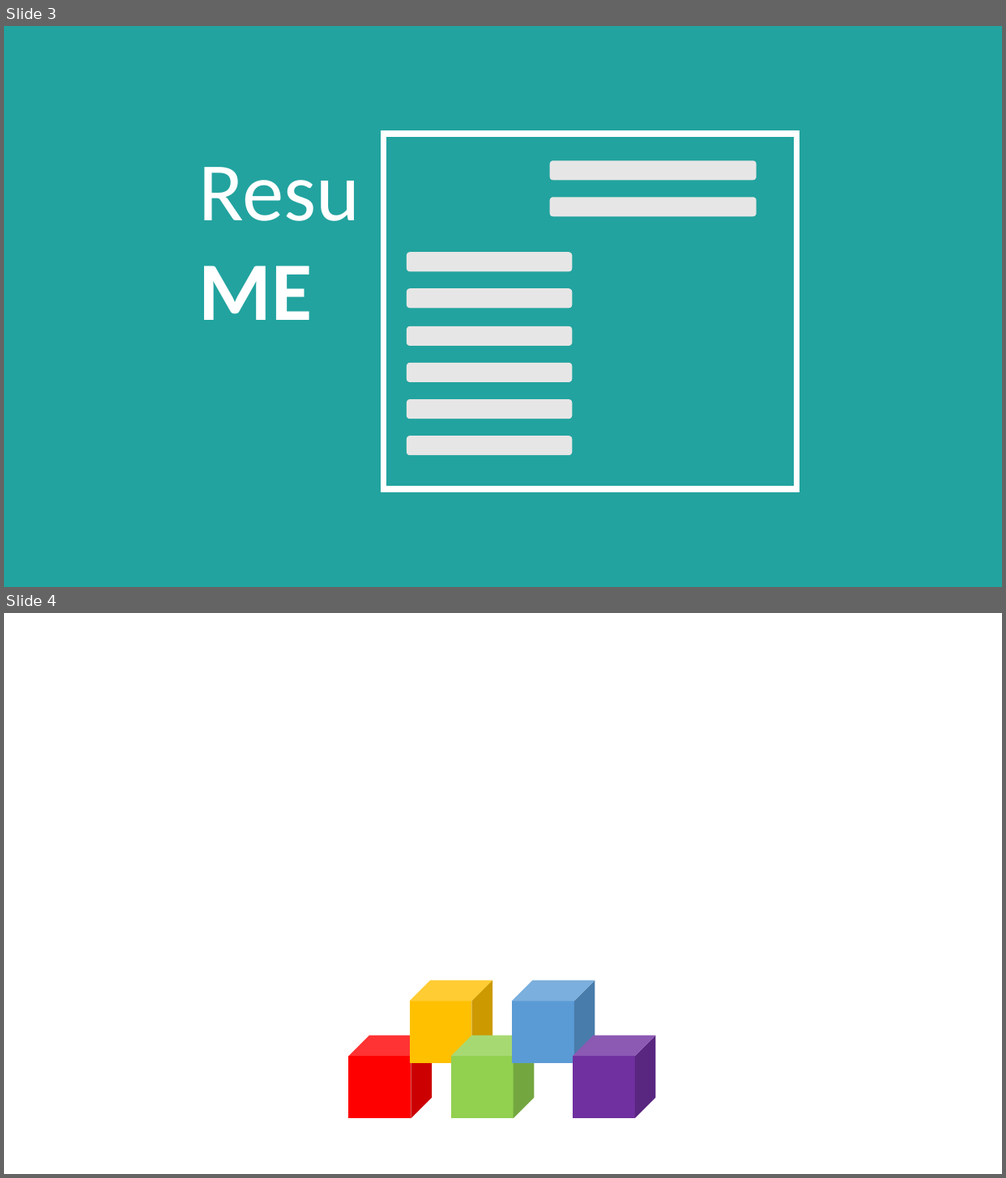
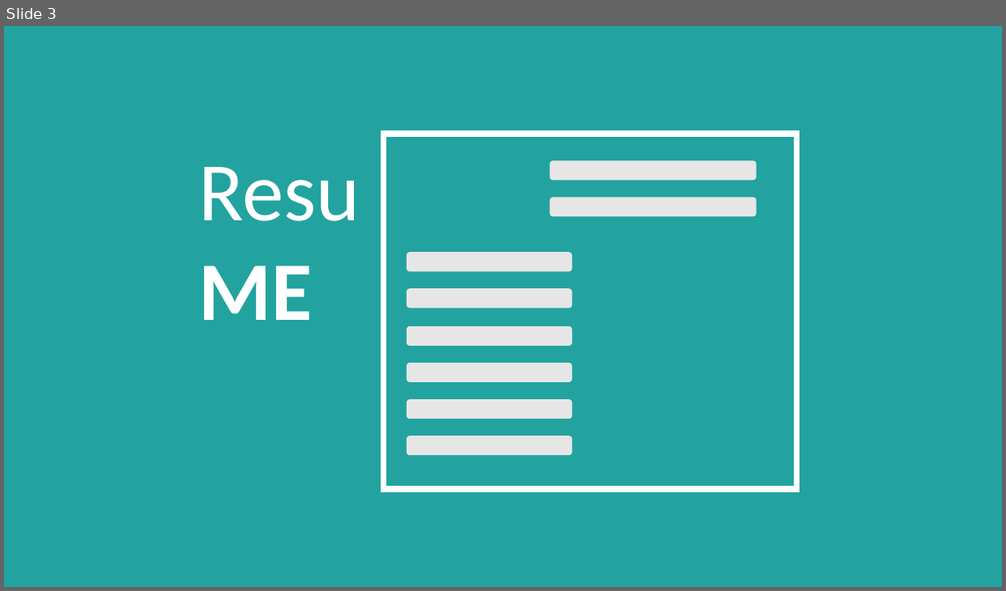
Before and after one commit to gandh99/Personal-Website, a slide deck: images/For building custom images.pptx. Shown one above the other, each under a label of ours: slides 3 and 4 before the commit, slide 3 after it. The pictures are 1006x1178 and 1006x591 pixels, drawn with LibreOffice and Linux fonts; fonts in the diff are those of the drawing. Boxes give left, top, right and bottom in pixels: in the first picture for what was removed or moved away, otherwise in the second. Text is boxed around its words. In the diff, an @@ line names an element or a change of style, - is before the commit and + after.

```diff
--- a/images/For building custom images.pptx
+++ b/images/For building custom images.pptx
@@ slide 4 removed at [4,613,1002,1174], background #FFFFFF @@
@@ cube removed at [410,981,493,1063] @@
@@ cube removed at [512,981,594,1063] @@
@@ cube removed at [348,1035,432,1118] @@
@@ cube removed at [451,1035,534,1118] @@
@@ cube removed at [573,1035,656,1118] @@
```
Also in this commit, not shown: 1 slide added, 5 other files.
